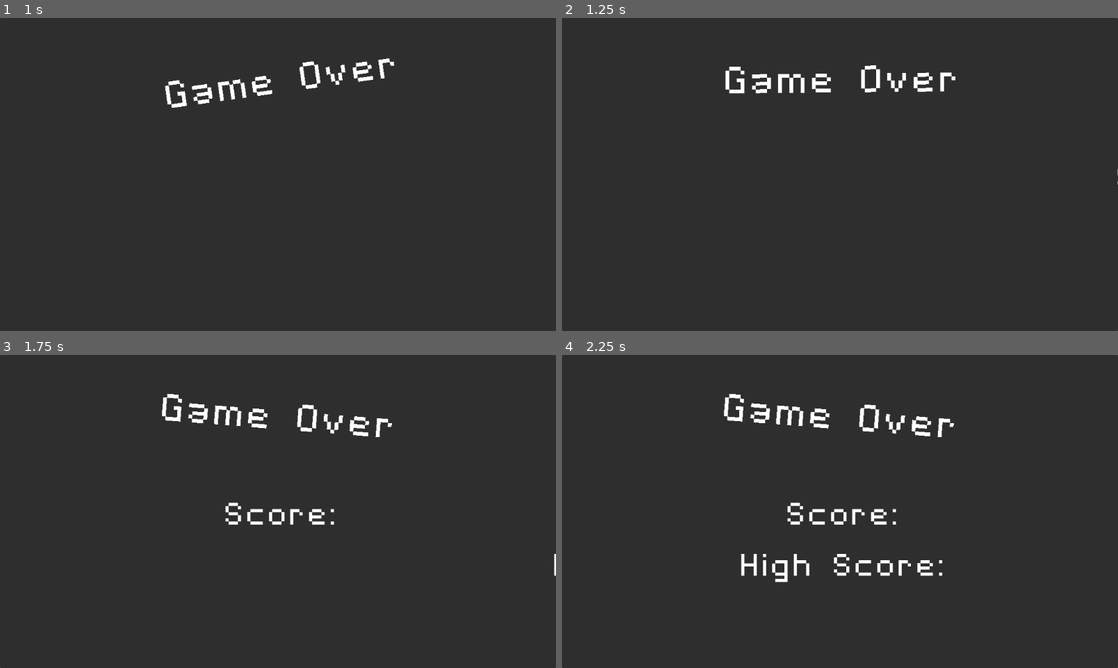
Above: before the commit, frames 1-4 (two rows, left to right).
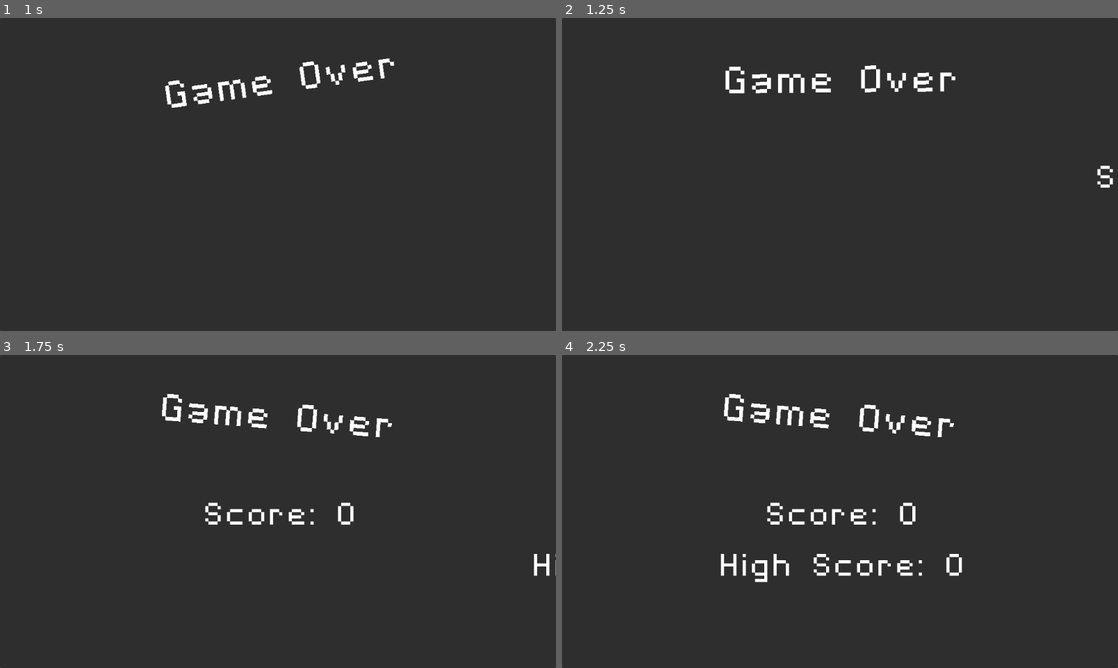
Above: after the commit, the same moments.

Repository: cofeek-codes/Space-Strike
Game: Godot game, scene res://scenes/ui/game_over.tscn
Same seed, same stepped clock (60 frames per second), same inputs: the game is played once before the commit and once after it. This scene is started directly instead of the project's main scene.
Inputs (mouse positions are in pixels of both pictures, inside the frame that each line leads up to):
- Up to frame 1 (1 s): move the mouse to (400, 158) at 0.52 s; hold D (move_right) from 0.53 s (still down); click (400, 158) at 0.6 s
- Up to frame 2 (1.25 s): keep holding D (move_right)
- Up to frame 3 (1.75 s): move the mouse to (166, 527) at 1.27 s; release D (move_right) at 1.28 s; hold S (move_down) from 1.28 s (still down); click (166, 527) at 1.35 s
- Up to frame 4 (2.25 s): move the mouse to (895, 442) at 2.02 s; release S (move_down) at 2.03 s; hold D (move_right) from 2.03 s (still down); click (895, 442) at 2.1 s

Frame 1 is identical in both runs. In frame 2, 0.1% of the frame differs, in the area x 96-100%, y 47-55%; in frame 3, 0.8%; in frame 4, 1.9%, in the area x 28-72%, y 47-73%.

Commit message:
proper game over scores

Diff:
--- a/scenes/ui/game_over.tscn
+++ b/scenes/ui/game_over.tscn
@@ -2,6 +2,21 @@
 
 [ext_resource type="Script" path="res://scripts/ui/game_over.gd" id="1_cvnio"]
 [ext_resource type="Theme" uid="uid://ciujumsfkul73" path="res://graphics/ui/theme.tres" id="2_81qpr"]
+
+[sub_resource type="Animation" id="Animation_scy6m"]
+length = 0.001
+tracks/0/type = "value"
+tracks/0/imported = false
+tracks/0/enabled = true
+tracks/0/path = NodePath("Panel/GameOverLabel:rotation")
+tracks/0/interp = 1
+tracks/0/loop_wrap = true
+tracks/0/keys = {
+"times": PackedFloat32Array(0),
+"transitions": PackedFloat32Array(1),
+"update": 0,
+"values": [0.0]
+}
 
 [sub_resource type="Animation" id="Animation_tub05"]
 resource_name = "swing"
@@ -19,25 +34,25 @@
 "values": [0.0, 0.139626, -0.139626]
 }
 
-[sub_resource type="Animation" id="Animation_scy6m"]
+[sub_resource type="AnimationLibrary" id="AnimationLibrary_iudsq"]
+_data = {
+"RESET": SubResource("Animation_scy6m"),
+"swing": SubResource("Animation_tub05")
+}
+
+[sub_resource type="Animation" id="Animation_6lxk4"]
 length = 0.001
 tracks/0/type = "value"
 tracks/0/imported = false
 tracks/0/enabled = true
-tracks/0/path = NodePath("Panel/GameOverLabel:rotation")
+tracks/0/path = NodePath(".:scale")
 tracks/0/interp = 1
 tracks/0/loop_wrap = true
 tracks/0/keys = {
 "times": PackedFloat32Array(0),
 "transitions": PackedFloat32Array(1),
 "update": 0,
-"values": [0.0]
-}
-
-[sub_resource type="AnimationLibrary" id="AnimationLibrary_iudsq"]
-_data = {
-"RESET": SubResource("Animation_scy6m"),
-"swing": SubResource("Animation_tub05")
+"values": [Vector2(1, 1)]
 }
 
 [sub_resource type="Animation" id="Animation_i0bxu"]
@@ -54,21 +69,6 @@
 "transitions": PackedFloat32Array(1, 1, 1),
 "update": 0,
 "values": [Vector2(1, 1), Vector2(1.3, 1.3), Vector2(1, 1)]
-}
-
-[sub_resource type="Animation" id="Animation_6lxk4"]
-length = 0.001
-tracks/0/type = "value"
-tracks/0/imported = false
-tracks/0/enabled = true
-tracks/0/path = NodePath(".:scale")
-tracks/0/interp = 1
-tracks/0/loop_wrap = true
-tracks/0/keys = {
-"times": PackedFloat32Array(0),
-"transitions": PackedFloat32Array(1),
-"update": 0,
-"values": [Vector2(1, 1)]
 }
 
 [sub_resource type="AnimationLibrary" id="AnimationLibrary_uax30"]
@@ -149,6 +149,7 @@
 vertical_alignment = 1
 
 [node name="RestartButton" type="Button" parent="Panel"]
+layout_mode = 0
 offset_left = 318.0
 offset_top = 551.0
 offset_right = 841.0
--- /dev/null
+++ b/scripts/globals.gd
@@ -0,0 +1,31 @@
+extends Node
+
+class_name Globals
+
+static var score: int = 0
+static var high_score: int = 0
+
+const SAVE_FILE_PATH = "user://score.dat"
+
+
+# Called when the node enters the scene tree for the first time.
+func _ready() -> void:
+	pass
+
+static func load_score():
+	var file = FileAccess.open(SAVE_FILE_PATH, FileAccess.READ)
+	if (!file): return
+	var data = file.get_var()
+	high_score = data['high_score'] | 0
+	file.close()
+
+static func save_score():
+	if score > high_score:
+		high_score = score
+		var file = FileAccess.open(SAVE_FILE_PATH, FileAccess.WRITE)
+		if (!file): return
+		var data = {
+			"high_score": high_score
+		}
+		file.store_var(data)
+		file.close()
--- a/scripts/player/player.gd
+++ b/scripts/player/player.gd
@@ -75,6 +75,8 @@
 		audio_player.play()
 		explosion_particles.restart()
 
+	Globals.save_score()
+
 	var game_over = game_over_scene.instantiate()
 	add_child(game_over)
 
@@ -103,6 +105,7 @@
 # Called when the node enters the scene tree for the first time.
 func _ready() -> void:
 	camera.position = self.get_parent().position
+	Globals.load_score()
 
 func _process(delta: float) -> void:
 	pass
--- a/scripts/ui/game_over.gd
+++ b/scripts/ui/game_over.gd
@@ -8,9 +8,16 @@
 
 
 const PANEL_TWEEN_DURATION = 0.5
+const SCORE_TEXT = "Score: "
+const HIGH_SCORE_TEXT = "High Score: "
 
 # Called when the node enters the scene tree for the first time.
 func _ready() -> void:
+
+	score_label.text = SCORE_TEXT + str(Globals.score)
+	high_score_label.text = HIGH_SCORE_TEXT + str(Globals.high_score)
+
+
 	panel.position.y -= panel.size.y
 	game_over_label.position.x -= panel.size.x
 	score_label.position.x += panel.size.x
--- a/scripts/ui/game_ui/score.gd
+++ b/scripts/ui/game_ui/score.gd
@@ -4,7 +4,6 @@
 
 @onready var score_label: Label = $ScoreLabel
 
-var score = 0
 
 # Called when the node enters the scene tree for the first time.
 func _ready() -> void:
@@ -17,5 +16,5 @@
 
 
 func _on_update_score() -> void:
-	score += 1
-	score_label.text = str(score)
+	Globals.score += 1
+	score_label.text = str(Globals.score)
